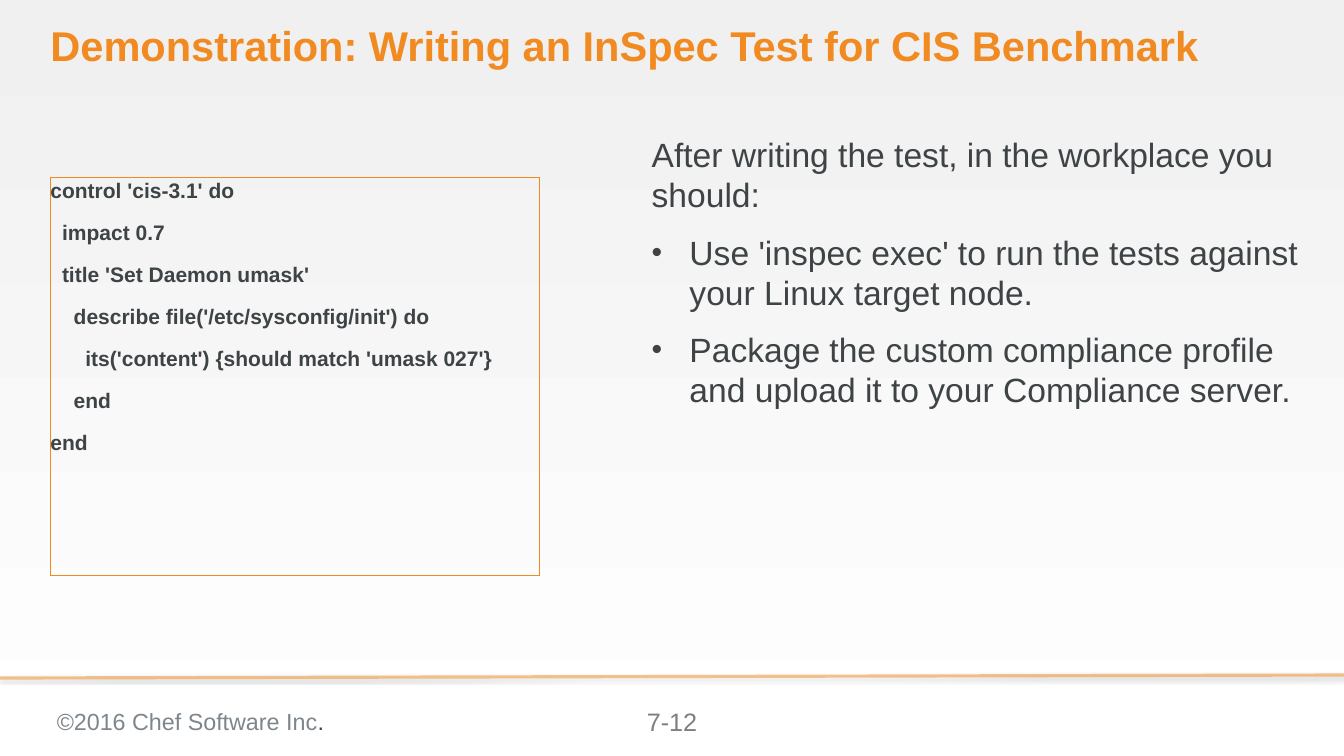
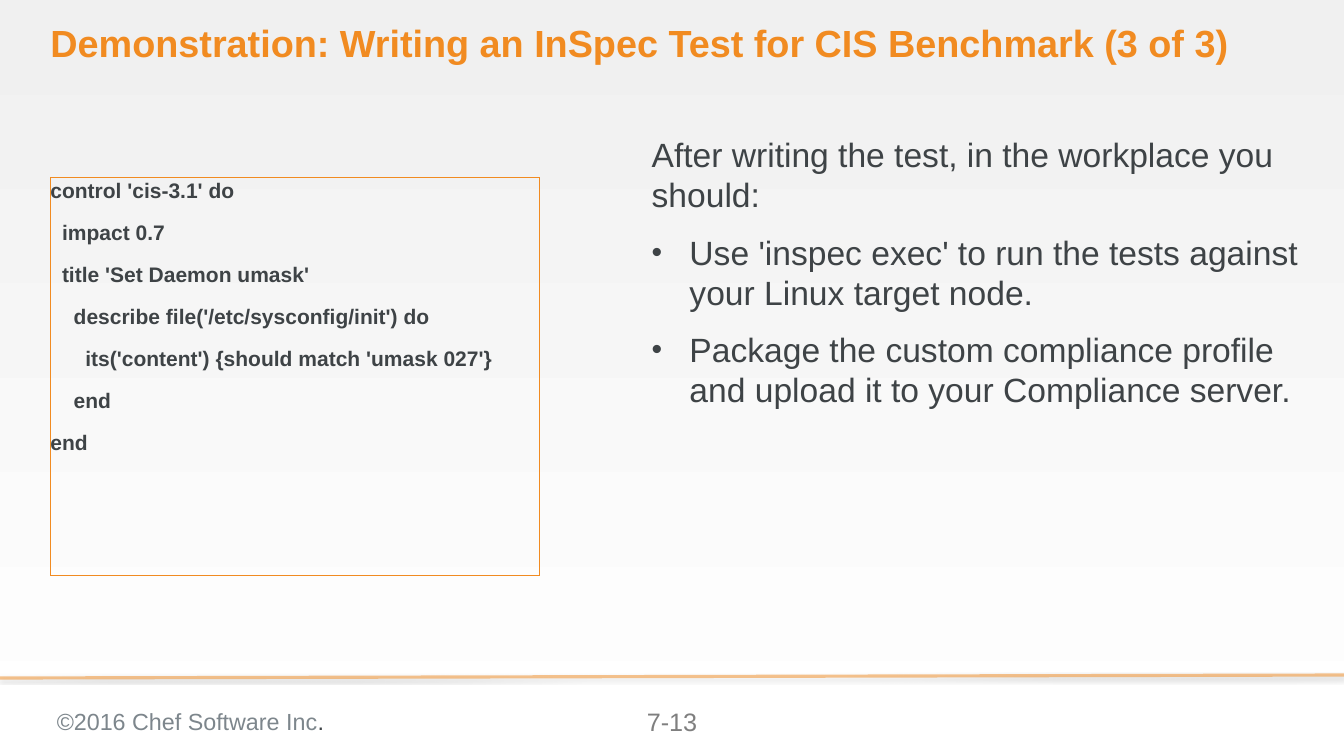
Before and after one commit to bchamby/chef-compliance-installation-configuration-operation, a slide deck: slide 13 of 07-compliance-frameworks-inspec.pptx (slide 12 before the commit). Drawn at 1344x756 pixels with LibreOffice and Linux fonts; fonts in the diff are those of the drawing; background and template pictures are left out. Boxes give left, top, right and bottom in pixels: in the first picture for what was removed or moved away, otherwise in the second. Text is boxed around its words. In the diff, an @@ line names an element or a change of style, - is before the commit and + after.

Commit message:
added InSpec Test for a Windows CIS Benchmark slides

```diff
--- a/07-compliance-frameworks-inspec.pptx
+++ b/07-compliance-frameworks-inspec.pptx
@@ title at (50, 29, 1229, 65): text changed; size 39.6 to 36 pt @@
-Demonstration: Writing an InSpec Test for CIS Benchmark
+Demonstration: Writing an InSpec Test for CIS Benchmark (3 of 3)
@@ page number at (647, 713, 697, 731): text changed @@
-7-12
+7-13
```
Also in this commit, not shown: 3 other slides changed, 3 slides added.
